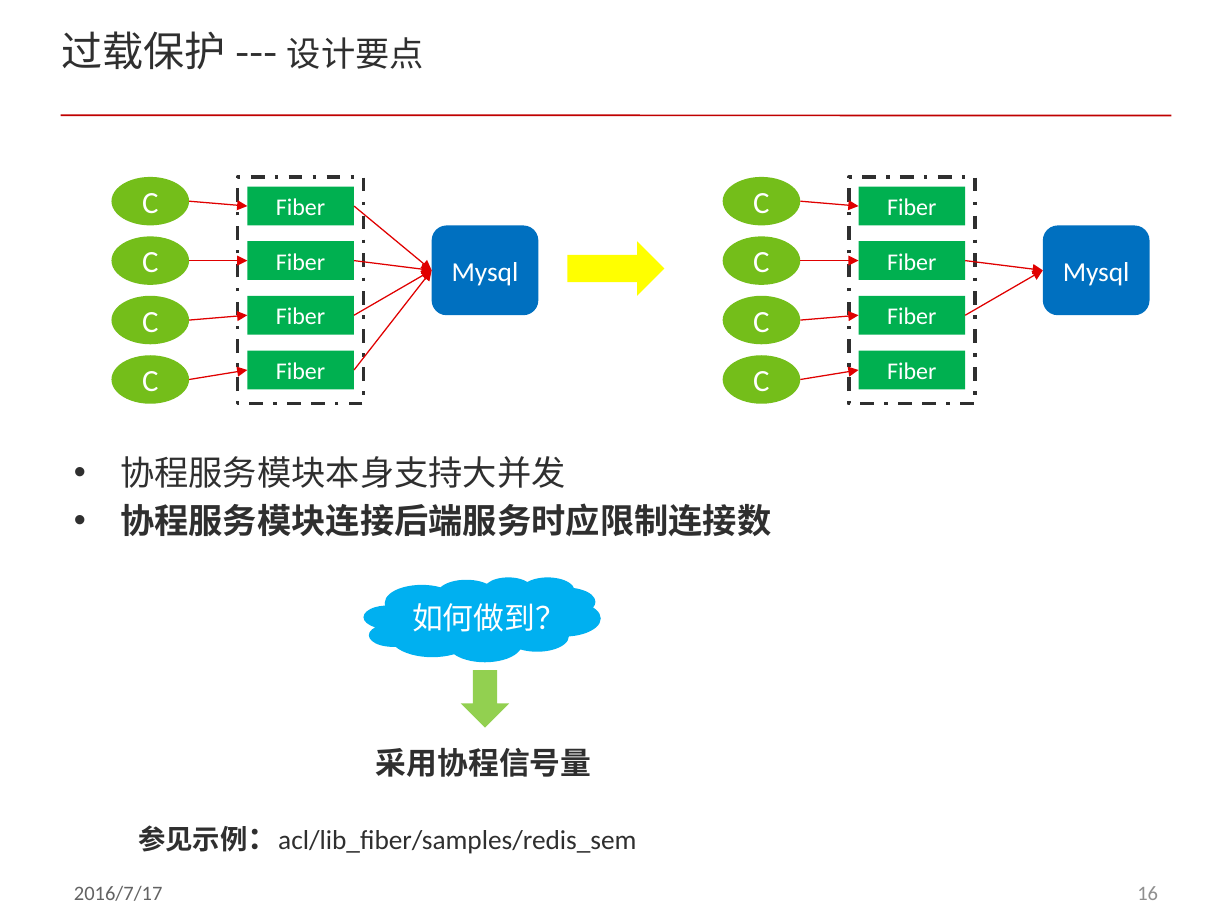
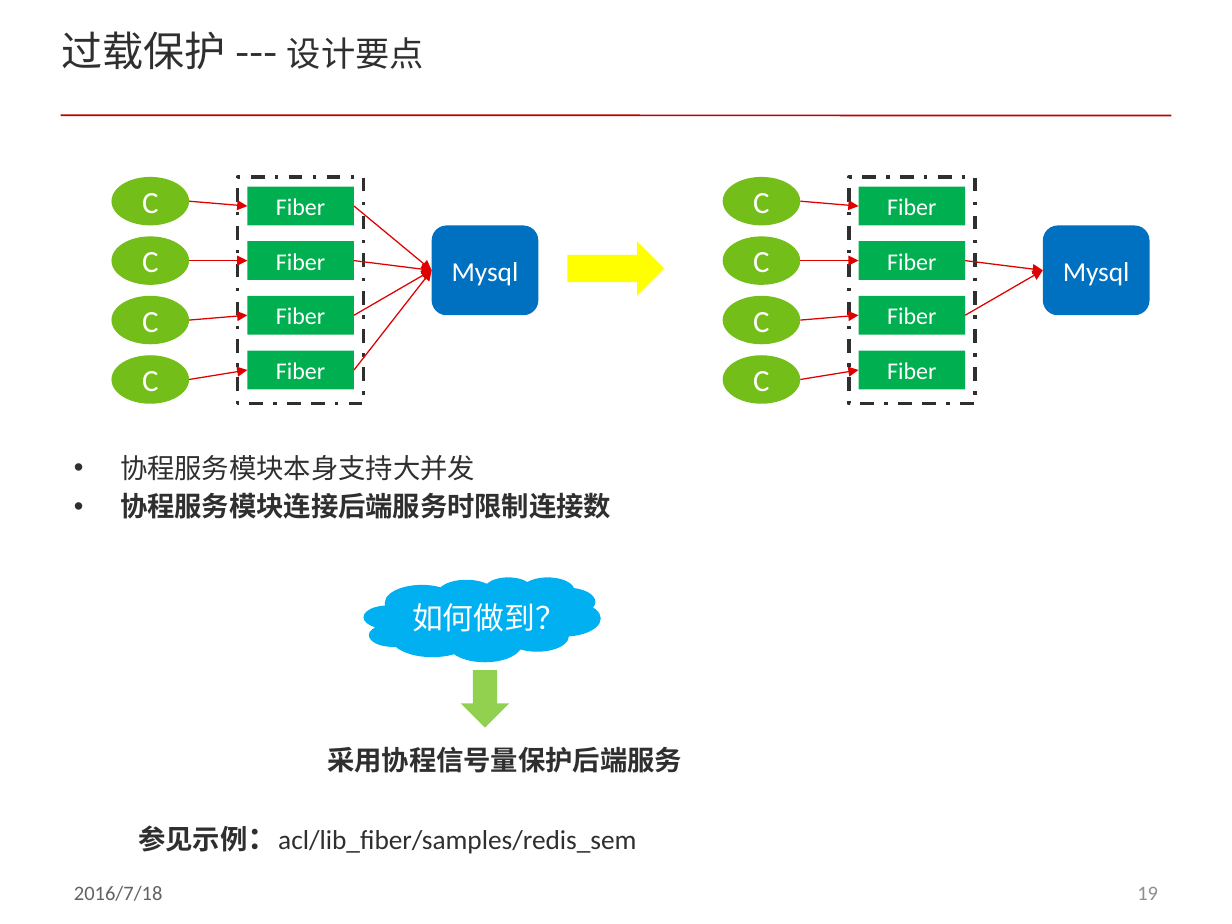
Before and after one commit to ddxflqm/acl, a slide deck: slide 19 of doc/acl_fiber.pptx (slide 16 before the commit). Drawn at 1232x924 pixels with LibreOffice and Linux fonts; fonts in the diff are those of the drawing; background and template pictures are left out. Boxes give left, top, right and bottom in pixels: in the first picture for what was removed or moved away, otherwise in the second. Text is boxed around its words. In the diff, an @@ line names an element or a change of style, - is before the commit and + after.

```diff
--- a/doc/acl_fiber.pptx
+++ b/doc/acl_fiber.pptx
@@ text at bbox=[120, 455, 475, 481]: size 20 to 16 pt in "协程服务模块本身支持大并发" @@
@@ text at bbox=[120, 492, 611, 519]: text changed; size 20 to 16 pt @@
-• 协程服务模块连接后端服务时应限制连接数
+• 协程服务模块连接后端服务时限制连接数
@@ text at bbox=[327, 746, 682, 773]: text changed; size 18 to 16 pt @@
-采用协程信号量
+采用协程信号量保护后端服务
@@ text at bbox=[74, 886, 163, 901]: text changed @@
-2016/7/17
+2016/7/18
@@ page number at bbox=[1137, 887, 1158, 900]: text changed @@
-16
+19
```
Also in this commit, not shown: 20 other slides changed, 4 slides added, 1 slide removed.
